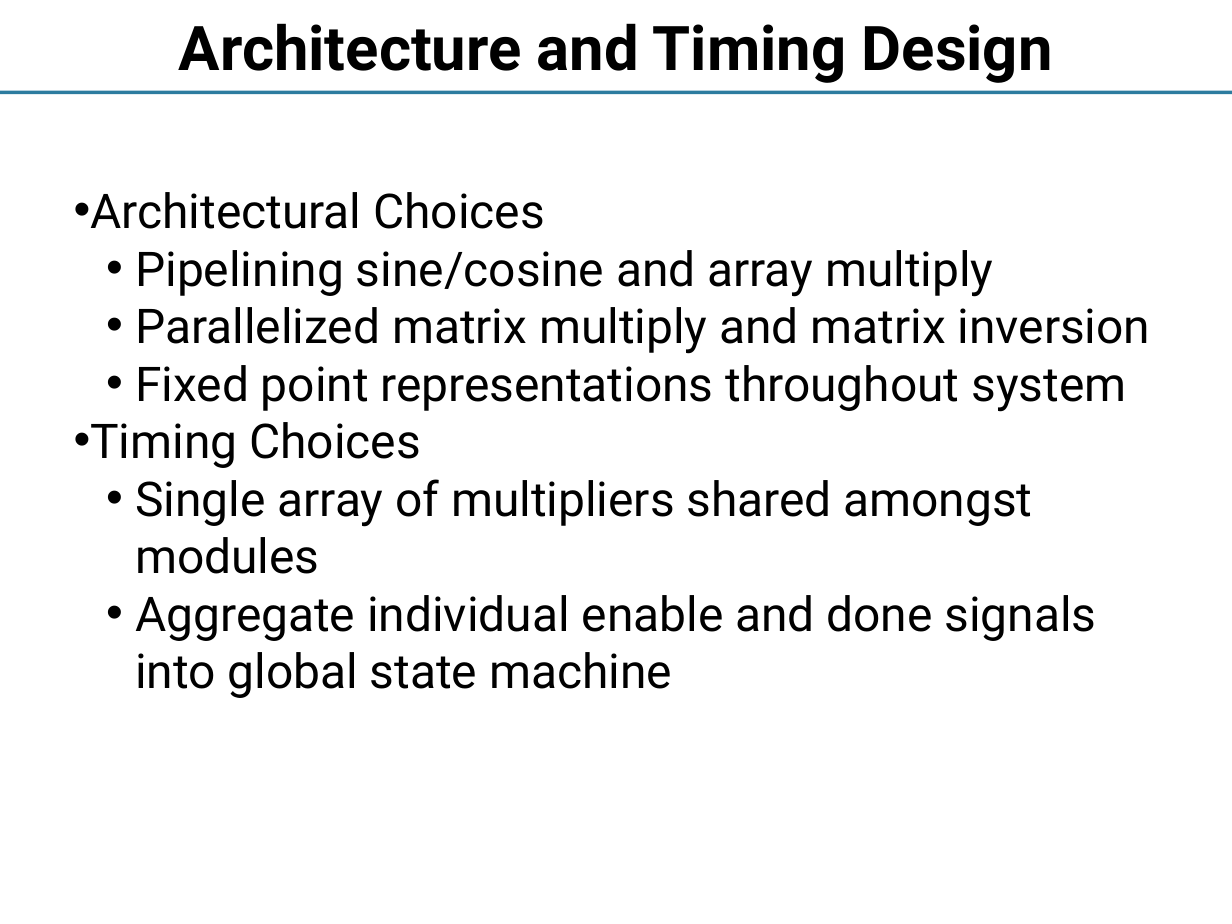
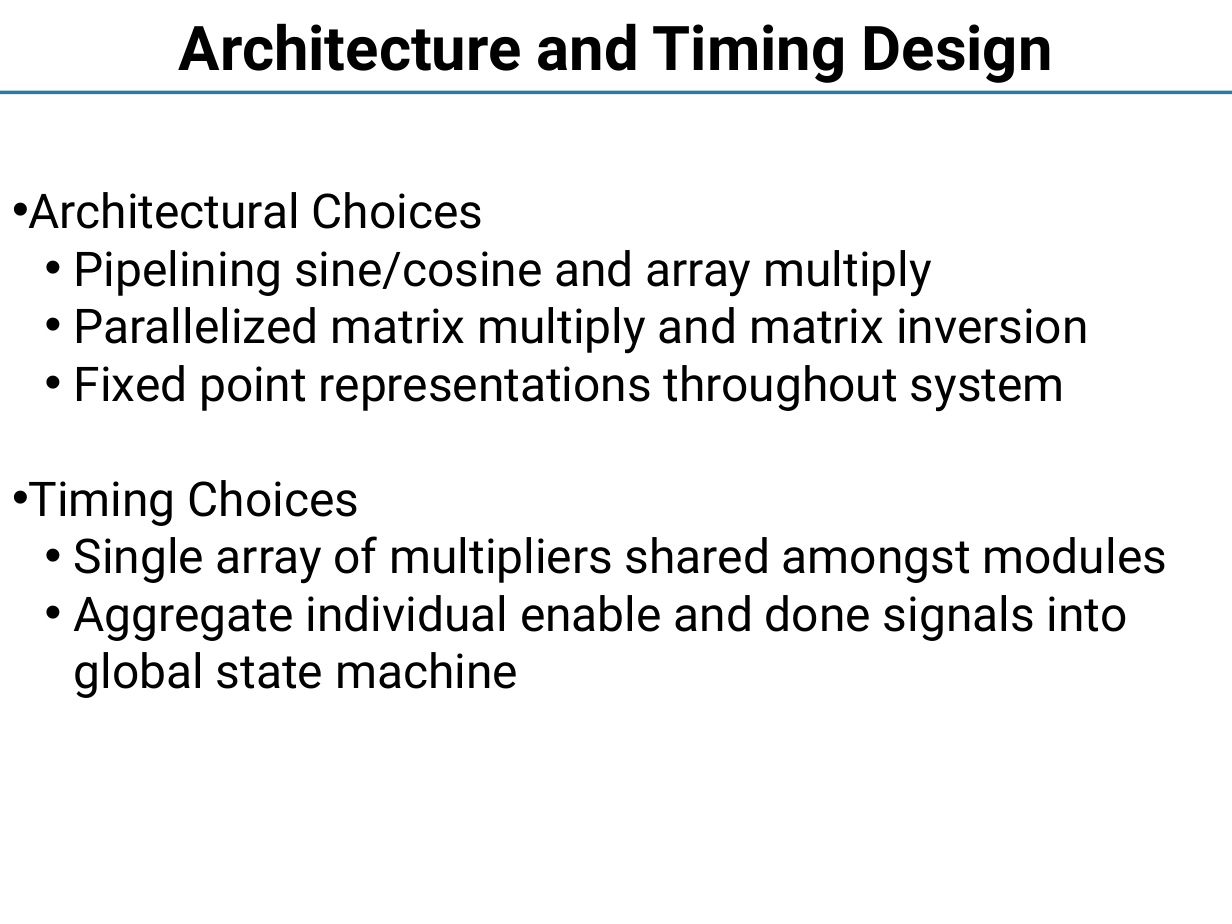
Before and after one commit to yipenghuang0302/csee4840_14, a slide deck: slide 4 of doc/talk/IKSwift.pptx (slide 3 before the commit). Drawn at 1232x924 pixels with LibreOffice and Linux fonts; fonts in the diff are those of the drawing. Boxes give left, top, right and bottom in pixels: in the first picture for what was removed or moved away, otherwise in the second. Text is boxed around its words. In the diff, an @@ line names an element or a change of style, - is before the commit and + after.

```diff
--- a/doc/talk/IKSwift.pptx
+++ b/doc/talk/IKSwift.pptx
@@ text "Architectural Choices" rewrapped from bbox=[90, 192, 1151, 698] to bbox=[29, 192, 1167, 698] @@
```
Also in this commit, not shown: 1 slide added.
